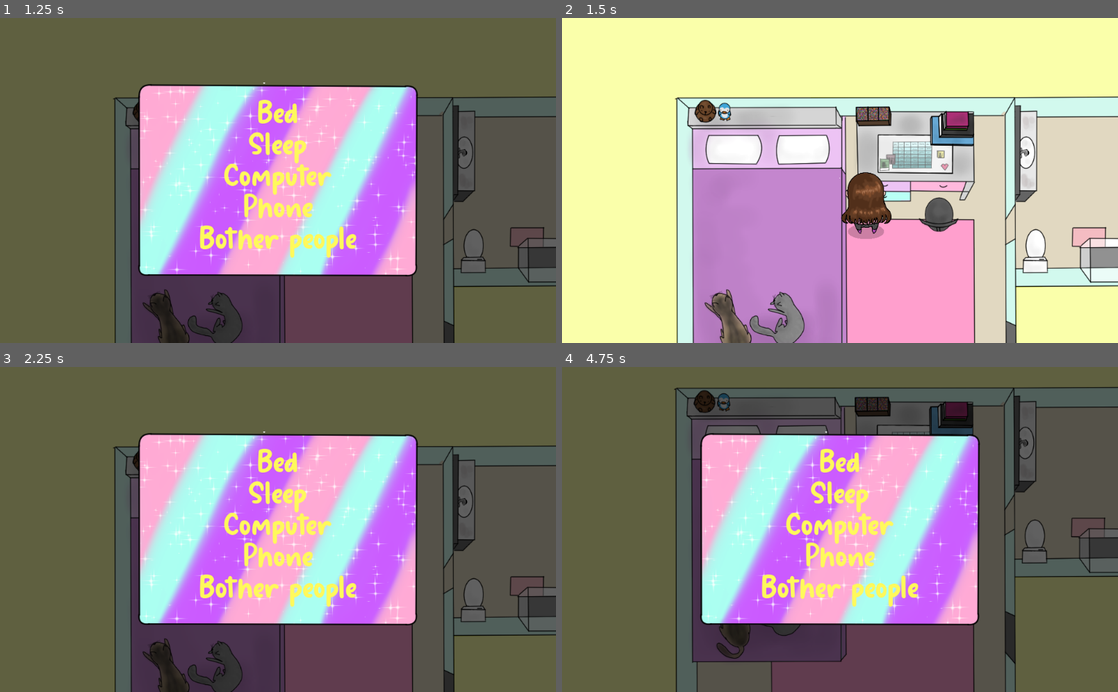
Above: before the commit, frames 1-4 (two rows, left to right).
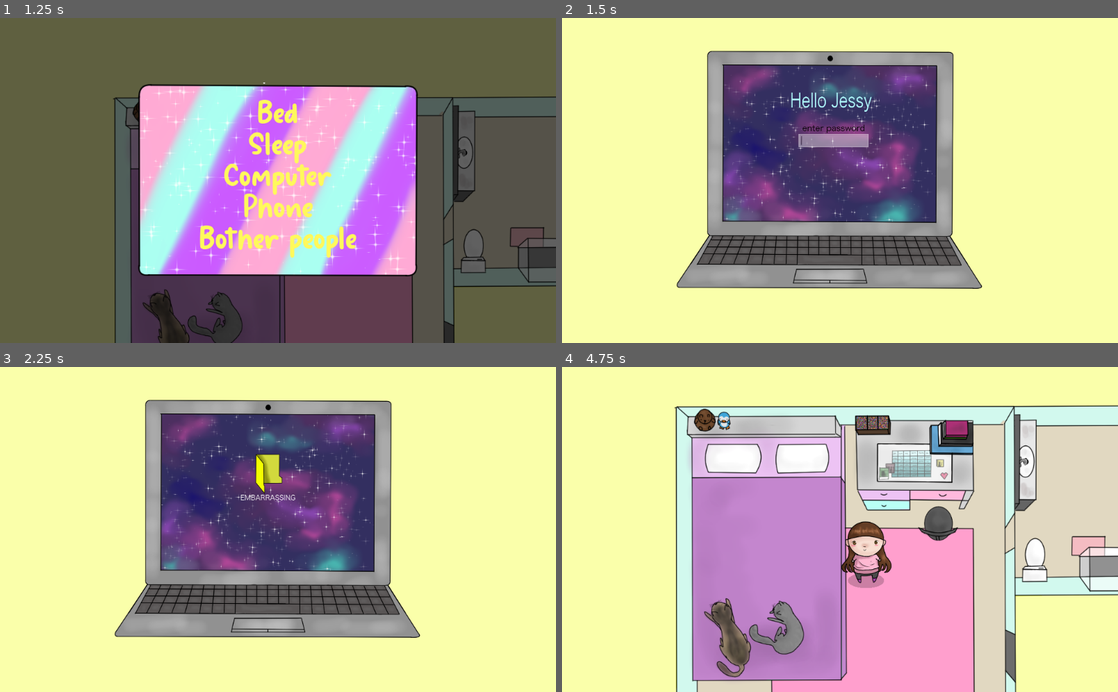
Above: after the commit, the same moments.

Repository: A-Walrus/Jessy
Game: Godot game, scene res://Scenes/World.tscn
The game is run twice, just before and just after one commit, with the same random seed, the same clock (stepped at 60 frames per second) and the same inputs.
Inputs (mouse positions are in pixels of both pictures, inside the frame that each line leads up to):
- Up to frame 1 (1.25 s): tap Enter at 0.5 s; move the mouse to (194, 187) at 0.52 s; press the mouse at (194, 187) at 0.53 s
- Up to frame 2 (1.5 s): release the mouse at (756, 187) at 1.25 s; click "Computer" at 1.25 s
- Up to frame 3 (2.25 s): tap Space at 2 s; move the mouse to (166, 545) at 2.02 s; click (166, 545) at 2.1 s
- Up to frame 4 (4.75 s): click (840, 497) at 2.75 s, where only the run before the commit has a clickable "Sleep"; tap Enter at 3.5 s; move the mouse to (895, 458) at 3.52 s; press the mouse at (895, 458) at 3.53 s; move the mouse to (812, 594) at 4.27 s; release the mouse at (812, 594) at 4.28 s; click (812, 594) at 4.35 s

Frame 1 is identical in both runs. In frame 2, 63% of the frame differs, in the area x 20-100%, y 10-100%; in frame 3, 100%, in the area x 0-100%, y 0-100%; in frame 4, 98%.

Commit message:
Computer

Diff:
--- /dev/null
+++ b/Jessy/Scenes/Computer.tscn
@@ -0,0 +1,30 @@
+[gd_scene load_steps=5 format=2]
+
+[ext_resource path="res://computer.gd" type="Script" id=1]
+[ext_resource path="res://Art/Temp/JESSY.COMPUTER.png" type="Texture" id=2]
+[ext_resource path="res://Art/Temp/JESSY.COMPUTER2.png" type="Texture" id=3]
+
+[sub_resource type="SpriteFrames" id=1]
+animations = [ {
+"frames": [ ExtResource( 3 ) ],
+"loop": true,
+"name": "desktop",
+"speed": 5.0
+}, {
+"frames": [ ExtResource( 2 ) ],
+"loop": true,
+"name": "home",
+"speed": 5.0
+} ]
+
+[node name="Computer" type="Node2D"]
+
+[node name="computer" type="AnimatedSprite" parent="."]
+frames = SubResource( 1 )
+animation = "home"
+script = ExtResource( 1 )
+
+[node name="Camera2D" type="Camera2D" parent="computer"]
+position = Vector2( -127.202, 34.4505 )
+current = true
+zoom = Vector2( 2, 2 )
--- a/Jessy/Scenes/World.tscn
+++ b/Jessy/Scenes/World.tscn
@@ -11,7 +11,7 @@
 [ext_resource path="res://Drawer.gd" type="Script" id=9]
 [ext_resource path="res://Art/Temp/JESSY.WINDOW.png" type="Texture" id=10]
 [ext_resource path="res://Art/Temp/shadoww.png" type="Texture" id=11]
-[ext_resource path="res://Scenes/UI.gd" type="Script" id=12]
+[ext_resource path="res://UI.gd" type="Script" id=12]
 [ext_resource path="res://goldie_boxing/f.tres" type="DynamicFont" id=13]
 [ext_resource path="res://goldie_boxing/new_theme.tres" type="Theme" id=14]
 [ext_resource path="res://Art/Temp/JESSY.BACK.png" type="Texture" id=15]
@@ -248,3 +248,4 @@
 [connection signal="input_event" from="Bed/Click" to="Bed" method="_on_Click_input_event"]
 [connection signal="input_event" from="Drawer/Area2D" to="Drawer" method="_on_Area2D_input_event"]
 [connection signal="pressed" from="CanvasLayer/UI/Center/Bed/V/sleep" to="CanvasLayer/UI" method="_on_sleep_pressed"]
+[connection signal="pressed" from="CanvasLayer/UI/Center/Bed/V/computer" to="CanvasLayer/UI" method="_on_computer_pressed"]
--- a/Jessy/Scenes/UI.gd
+++ b/Jessy/UI.gd
@@ -21,3 +21,7 @@
 
 func _on_sleep_pressed():
 	get_tree().change_scene("res://Scenes/Bed.tscn")
+
+
+func _on_computer_pressed():
+	get_tree().change_scene("res://Scenes/Computer.tscn")
--- /dev/null
+++ b/Jessy/computer.gd
@@ -0,0 +1,9 @@
+extends AnimatedSprite
+
+
+func _input(event):
+	if Input.is_action_just_pressed("click") or Input.is_action_just_pressed("click"):
+		if animation =="home":
+			animation="desktop"
+		elif animation =="desktop":
+			get_tree().change_scene("res://Scenes/World.tscn")
